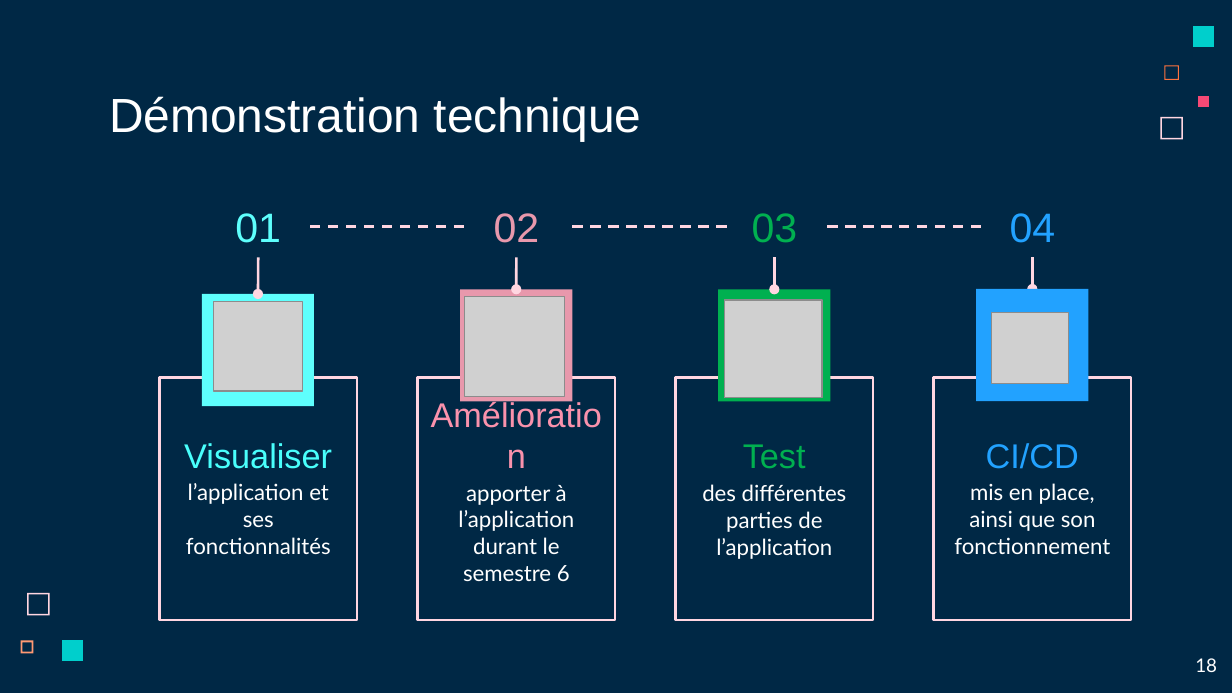
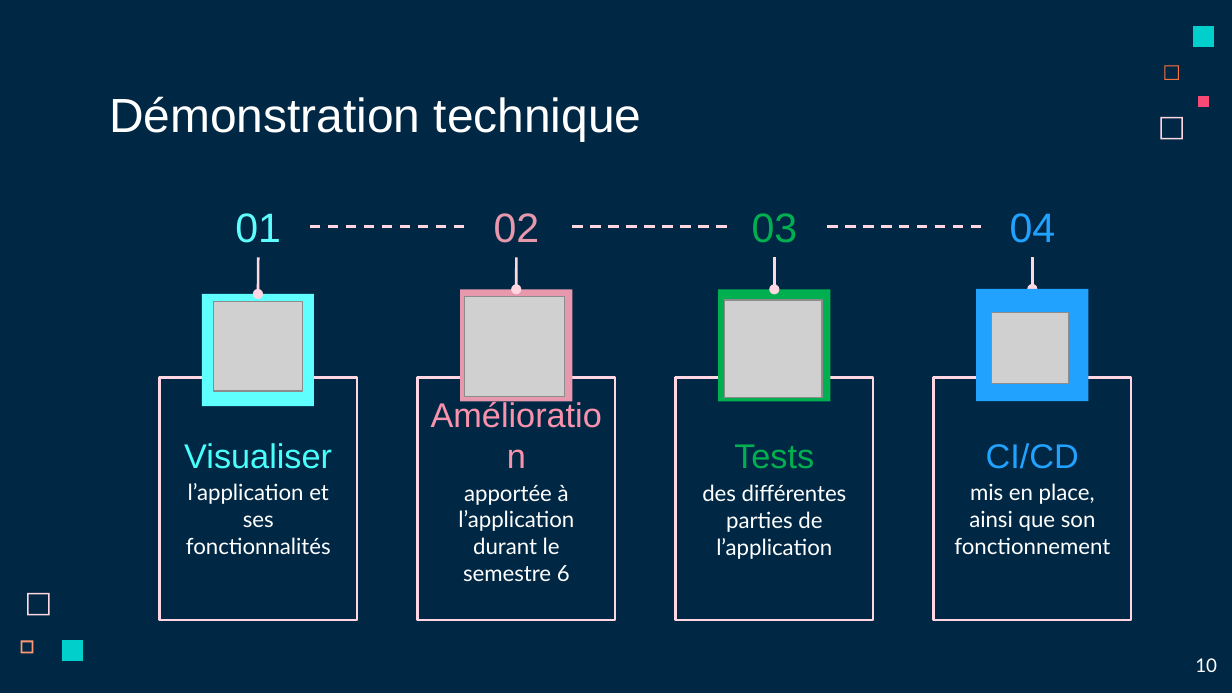
Before and after one commit to LoicSERRE/Projet-annuel-BUT3, a slide deck: slide 10 of Revue de projet/Revue de projet 2/Diapo revue de projet.pptx (slide 9 before the commit). Drawn at 1232x693 pixels with LibreOffice and Linux fonts; fonts in the diff are those of the drawing; grey boxes stand for pictures. Boxes give left, top, right and bottom in pixels: in the first picture for what was removed or moved away, otherwise in the second. Text is boxed around its words. In the diff, an @@ line names an element or a change of style, - is before the commit and + after.

```diff
--- a/Revue de projet/Revue de projet 2/Diapo revue de projet.pptx
+++ b/Revue de projet/Revue de projet 2/Diapo revue de projet.pptx
@@ text at <box>734,444,814,469</box>: text changed @@
-Test
+Tests
@@ text at <box>458,485,574,581</box>: text changed @@
-apporter à l’application durant le semestre 6
+apportée à l’application durant le semestre 6
@@ text at <box>1195,658,1217,672</box>: text changed @@
-18
+10
```
Also in this commit, not shown: 7 other slides changed, 1 slide added, 6 other files.
